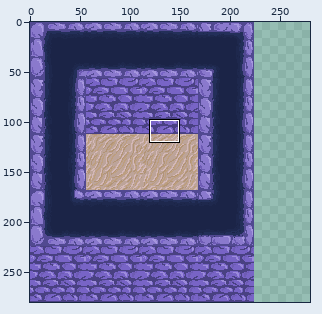
Pixel-art file, stored at Source/Tileset Sand.aseprite. Above: a wide view before the commit, with the close-up outlined.
Close-up. Old version:
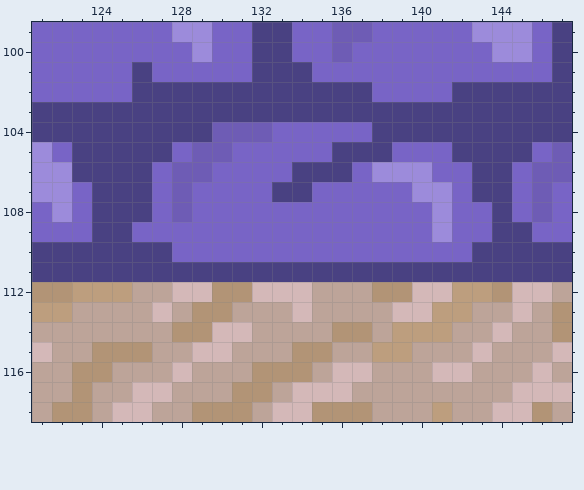
280x280 pixels, 1 frame. Shown: x 121..147, y 99..118. The commit also changed other parts of the picture, which this record leaves out.
After the commit:
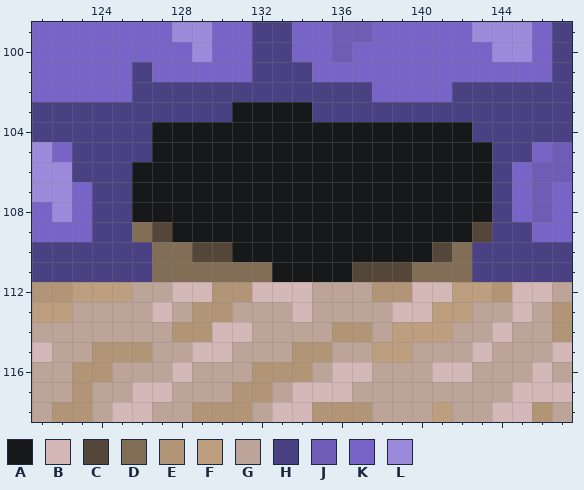
Palette (. is transparent): A #171819  B #d4b8b8  C #544638  D #826d57  E #b29476  F #bd9e7e  G #bda499  H #494182  J #6e5cb5  K #7864c6  L #9c8bdb
The edit:
Layer "Tilemap 2":
The author changed colour H to colour A in row 103 at x 131 to 134; in row 104 at x 127 to 129 and 138 to 142; in row 105 at x 127, 136 to 138 and 142 to 143; in row 106 at x 126, 134 to 136 and 143; in row 107 at x 126, 133 to 134 and 143; in row 108 at x 126.
The author changed colour H to colour A in row 111 at x 133 to 136.
The author changed colour J to colour A in row 104 at x 130 to 132; in row 105 at x 129 to 130; in row 106 at x 128 to 129; in rows 107 to 108 at x 128.
The author changed colour K to colour A in row 104 at x 133 to 137; in row 105 at x 128, 131 to 135 and 139 to 141; in row 106 at x 127, 130 to 133, 137 and 141 to 142; in row 107 at x 127, 129 to 132, 135 to 139 and 142; in row 108 at x 127, 129 to 140 and 142 to 143; in row 109 at x 128 to 140 and 142.
The author changed colour K to colour A in row 110 at x 131 to 140.
The author changed colour L to colour A in row 106 at x 138 to 140; in row 107 at x 140 to 141; in rows 108 to 109 at x 141.
The author changed colour H to colour C in row 111 at x 137 to 139.
The author changed colour K to colour C in row 109 at x 127 and 143; in row 110 at x 129 to 130 and 141.
The author changed colour H to colour D in row 110 at x 127; in row 111 at x 127 to 132 and 140 to 142.
The author changed colour K to colour D in row 109 at x 126; in row 110 at x 128 and 142.
Boxes around the changes in both close-ups, in picture pixels (x1, y1, x2, y2):
changed: (132, 102, 492, 282)
